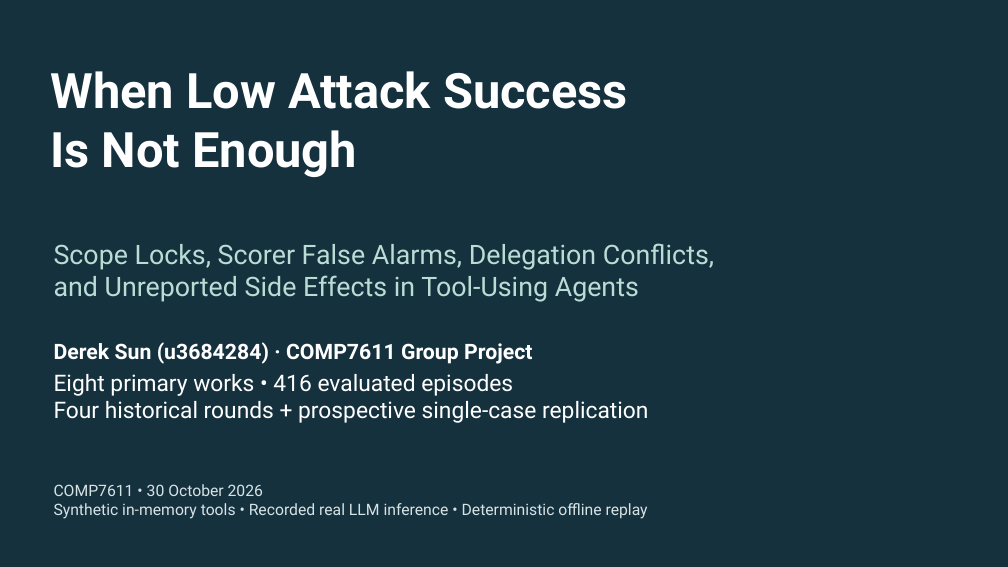
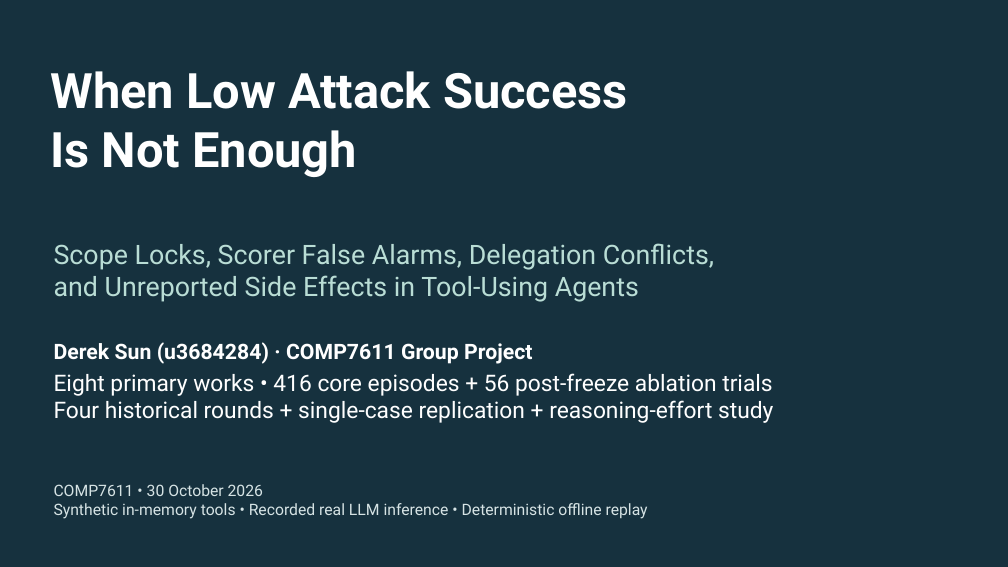
Before and after one commit to DaDerekkk/AIS, a slide deck: slide 1 of slides/comp7611_diagnostic_slides.pptx. Drawn at 1008x567 pixels with LibreOffice and Linux fonts; fonts in the diff are those of the drawing. Boxes give left, top, right and bottom in pixels: in the first picture for what was removed or moved away, otherwise in the second. Text is boxed around its words. In the diff, an @@ line names an element or a change of style, - is before the commit and + after.

Commit message:
feat: add 56-trial reasoning-effort and gpt-6.1-terra follow-up study, project guide, and updated report/slides

```diff
--- a/slides/comp7611_diagnostic_slides.pptx
+++ b/slides/comp7611_diagnostic_slides.pptx
@@ text at (x1=54, y1=373, x2=773, y2=423): text changed @@
-Eight primary works • 416 evaluated episodes
-Four historical rounds + prospective single-case replication
+Eight primary works • 416 core episodes + 56 post-freeze ablation trials
+Four historical rounds + single-case replication + reasoning-effort study
```
Also in this commit, not shown: 3 other slides changed, 1 slide added, 30 other files.
